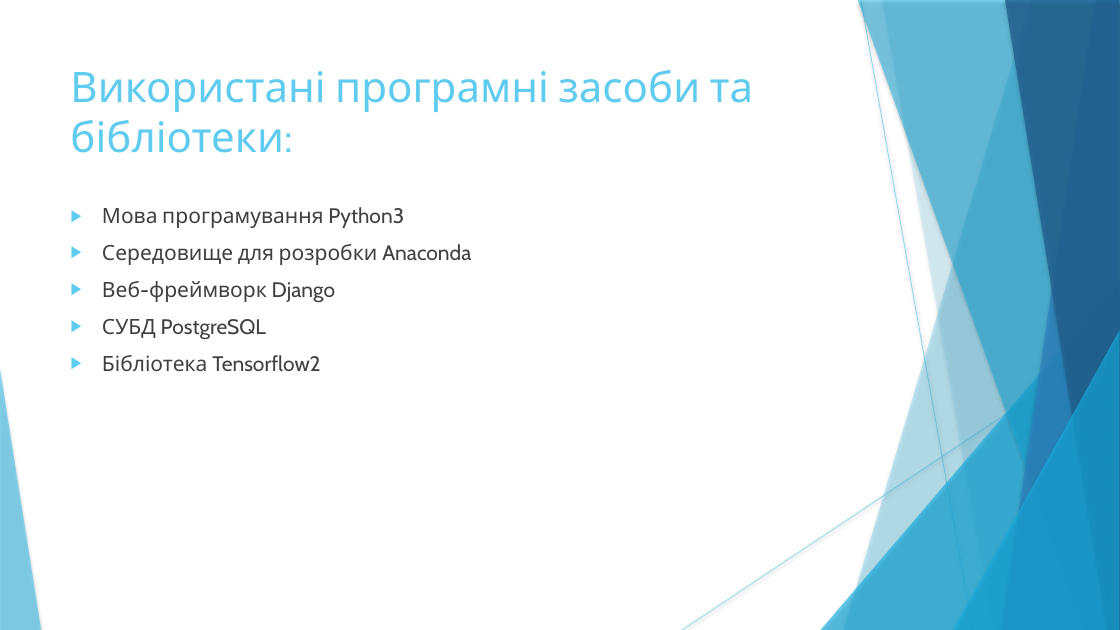
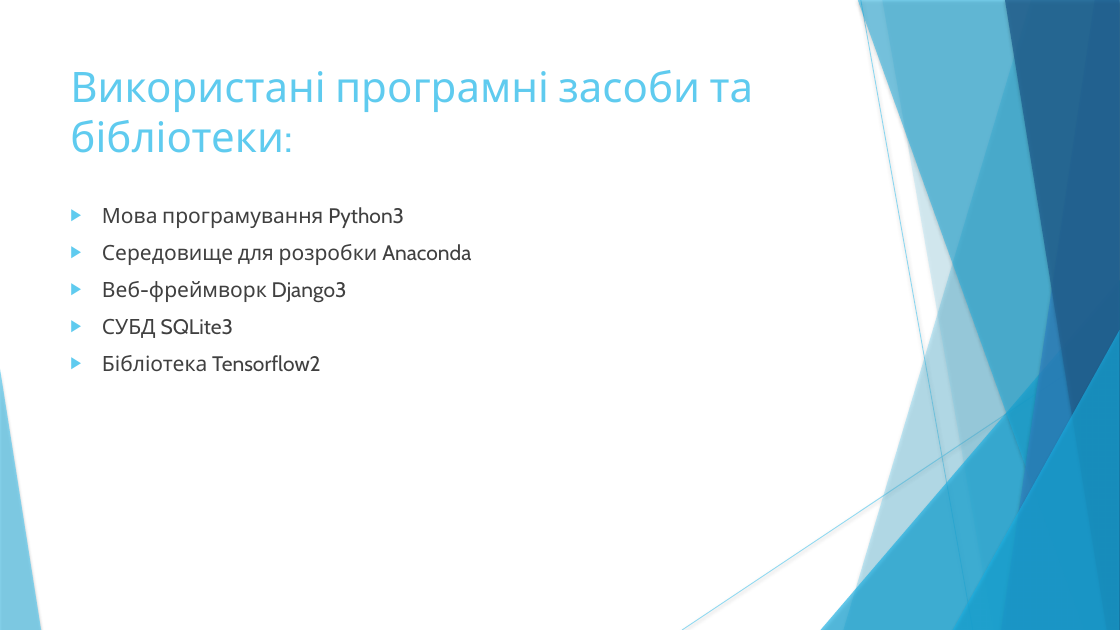
Before and after one commit to CodeMonsterPedro/Docs, a slide deck: slide 10 of demo.pptx (slide 9 before the commit). Drawn at 1120x630 pixels with LibreOffice and Linux fonts; fonts in the diff are those of the drawing. Boxes give left, top, right and bottom in pixels: in the first picture for what was removed or moved away, otherwise in the second. Text is boxed around its words. In the diff, an @@ line names an element or a change of style, - is before the commit and + after.

```diff
--- a/demo.pptx
+++ b/demo.pptx
@@ text at [102, 281, 347, 338]: text changed @@
-▶ Веб-фреймворк Django
-▶ СУБД PostgreSQL
+▶ Веб-фреймворк Django3
+▶ СУБД SQLite3
```
Also in this commit, not shown: 2 other slides changed, 7 slides added, 7 slides removed, 5 other files.
